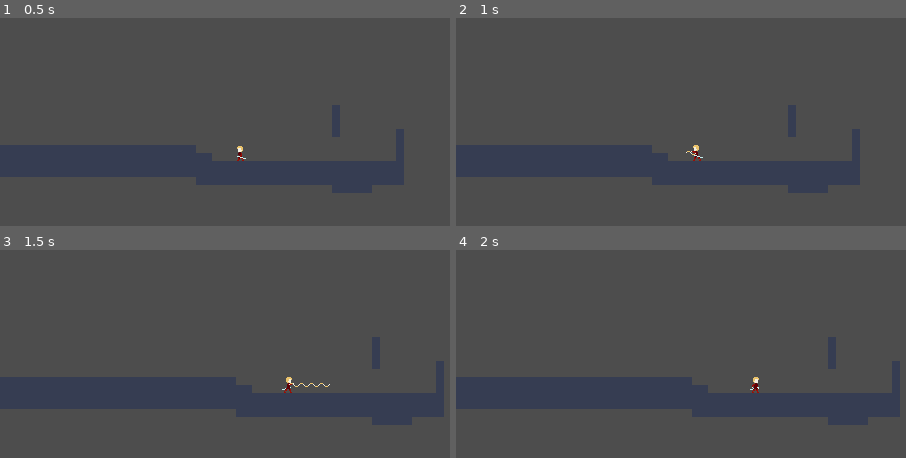
Above: before the commit, frames 1-4 (two rows, left to right).
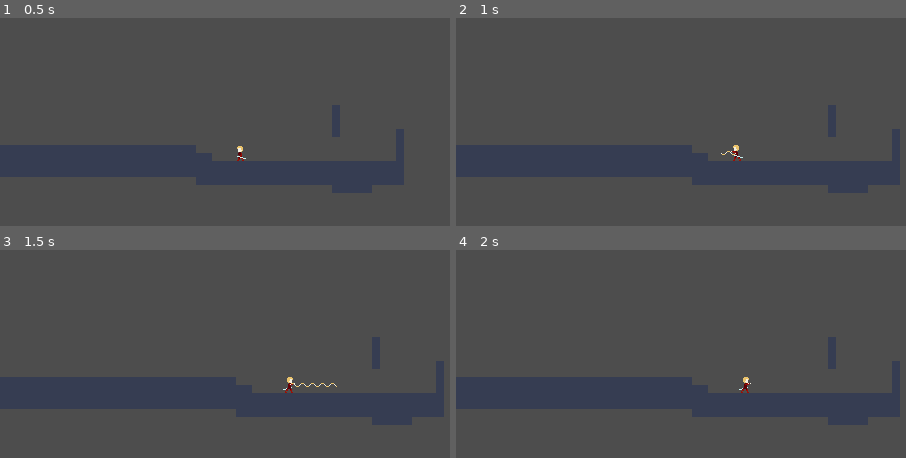
Above: after the commit, the same moments.

Repository: Zac707/into-the-night
Game: Godot game, scene res://Scenes/test_scene.tscn
Same seed, same stepped clock (60 frames per second), same inputs: the game is played once before the commit and once after it. The project has no main scene, so this scene is started directly. The engine's default icon, where the game draws it, is replaced by a stand-in: a white triangle on a blue panel in a dark square.
Inputs (mouse positions are in pixels of both pictures, inside the frame that each line leads up to):
- Up to frame 1 (0.5 s): no input
- Up to frame 2 (1 s): tap Enter at 0.5 s; move the mouse to (802, 138) at 0.52 s; press the mouse at (802, 138) at 0.53 s; hold Right (right) from 0.53 s (still down); tap Space (jump) at 0.77 s
- Up to frame 3 (1.5 s): move the mouse to (144, 397) at 1.27 s; release Right (right) at 1.28 s; release the mouse at (144, 397) at 1.28 s; hold Down (down) from 1.28 s (still down); click (144, 397) at 1.35 s
- Up to frame 4 (2 s): keep holding Down (down); tap Space (jump) at 1.52 s

Frame 1 is identical in both runs. In frame 2, 0.2% of the frame differs, in the area x 51-64%, y 61-69%; in frame 3, 0.1%; in frame 4, 0.2%.

Commit message:
reworked hookshot
still needs a better check to acount for movement while the hookshot is beiing extended

Diff:
--- a/Scenes/player_test.tscn
+++ b/Scenes/player_test.tscn
@@ -18,7 +18,7 @@
 [ext_resource type="Script" uid="uid://daqn3macfc6cg" path="res://Scripts/camera.gd" id="15_67lvd"]
 
 [sub_resource type="Curve" id="Curve_0asfq"]
-_data = [Vector2(0, 0), 0.0, 0.2987119, 0, 0, Vector2(0.50000006, 0.21348321), 0.45570937, 0.45570937, 0, 0, Vector2(0.7477065, 0.3370787), 0.711127, 0.711127, 0, 0, Vector2(0.9266055, 0.52808994), 0.7204235, 0.7204235, 0, 0, Vector2(1, 1), 0.0, 0.0, 0, 0]
+_data = [Vector2(0, 0), 0.0, 0.2987119, 0, 0, Vector2(0.4495413, 0.23595512), 0.6531833, 0.6531833, 0, 0, Vector2(0.7385322, 0.42696637), 0.8164792, 0.8164792, 0, 0, Vector2(0.8990826, 0.6966293), 2.8754272, 2.8754272, 0, 0, Vector2(1, 1), 3.0061288, 0.0, 0, 0]
 point_count = 5
 
 [sub_resource type="CanvasItemMaterial" id="CanvasItemMaterial_qki6r"]
--- a/Scenes/test_scene.tscn
+++ b/Scenes/test_scene.tscn
@@ -535,7 +535,7 @@
 [node name="Node2D" type="Node2D" unique_id=1221631049]
 
 [node name="Area2D" parent="." unique_id=1589036698 instance=ExtResource("2_ia1lp")]
-position = Vector2(96, -32)
+position = Vector2(85, -25)
 scale = Vector2(3, 1)
 
 [node name="CharacterBody2D" parent="." unique_id=399473781 instance=ExtResource("2_sasra")]
@@ -557,6 +557,7 @@
 camera_bounds = NodePath("CameraBounds1")
 
 [node name="CollisionShape2D" type="CollisionShape2D" parent="CameraManager/CameraBox1" unique_id=901111431]
+position = Vector2(288, 302)
 shape = SubResource("RectangleShape2D_rdbpf")
 
 [node name="CameraBounds1" type="Node2D" parent="CameraManager/CameraBox1" unique_id=1625460627 node_paths=PackedStringArray("camera_manager")]
--- a/Scripts/Player States/player_fall.gd
+++ b/Scripts/Player States/player_fall.gd
@@ -50,9 +50,9 @@
 	elif player.is_on_floor():
 		PlayerMovement.get_horizontal_input(player)
 		transitioned_state.emit(self, "PlayerRun")
-	elif Input.is_action_pressed("hook_test"):
+	elif Input.is_action_just_pressed("hook_test"):
 		transitioned_state.emit(self, "PlayerHook")
 	elif player.is_on_wall_only() and transition_time >= 0.05 and player.velocity.y > -10:
 		transitioned_state.emit(self, "PlayerWallcling")
-	elif Input.is_action_pressed("attack"):
+	elif Input.is_action_just_pressed("attack"):
 		transitioned_state.emit(self, "PlayerAttack")
--- a/Scripts/Player States/player_hook.gd
+++ b/Scripts/Player States/player_hook.gd
@@ -39,38 +39,27 @@
 		var to_hook: Vector2 = _hook_point - player.global_position
 		var dist: float = to_hook.length()
 		var current_dir: Vector2 = to_hook.normalized()
-
 		# Arrived if: close enough, OR player has passed through the hook point
 		# (dot product negative means direction has flipped — player overshot)
 		var overshot: bool = _approach_dir != Vector2.ZERO and current_dir.dot(_approach_dir) < 0.0
 		if dist <= 5.0 or overshot:
-			_release_hook()
+			_on_hook_unhooked()
 			return
 
 		var target_velocity: Vector2 = current_dir * dist * player.hook_spring_strength
 		player.velocity = player.velocity.lerp(target_velocity, player.hook_damping)
+		player.velocity.x = clamp(player.velocity.x, -player.max_move_speed, player.max_move_speed)
 		if player.velocity.y > 0:
 			player.velocity.y = 0
+
+	# If the player has nott hooked unto anything, he needs to have gravity applied in case he's in the air
+	# and have som friction to slow down his horizontal velocity
 	else:
 		PlayerMovement.apply_gravity(player, _delta)
-
-
-func _release_hook() -> void:
-	 # Only preserve X fling if there's meaningful horizontal speed.
-	# Y is always kept so upward hook momentum carries through.
-	player.fling_velocity = Vector2(
-		player.velocity.x if abs(player.velocity.x) > player.move_speed else 0.0,
-		player.velocity.y
-	)
-	player.fling_timer = 0.0
-	_is_hooked = false
-	_hook_point = Vector2.ZERO
-	_approach_dir = Vector2.ZERO
-	if player.is_on_floor():
-		PlayerMovement.get_horizontal_input(player)
-		transitioned_state.emit(self, "PlayerRun")
-	else:
-		transitioned_state.emit(self, "PlayerFall")
+		if player.is_on_floor():
+			player.velocity.x = move_toward(player.velocity.x, 0.0, player.fling_friction * player.move_speed * _delta)
+		else:
+			player.velocity.x = move_toward(player.velocity.x, 0.0, player.friction * _delta)
 
 
 func _on_hook_hooked(hooked_position: Variant) -> void:
@@ -86,7 +75,6 @@
 			player.animation_player.play(animation_dict_pull[anim])
 
 
-
 func _on_hook_unhooked() -> void:
 	# Only preserve X fling if there's meaningful horizontal speed.
 	# Y is always kept so upward hook momentum carries through.
@@ -99,6 +87,7 @@
 	_hook_point = Vector2.ZERO
 	_approach_dir = Vector2.ZERO
 	if player.is_on_floor():
+		PlayerMovement.get_horizontal_input(player)
 		transitioned_state.emit(self, "PlayerRun")
 	else:
 		transitioned_state.emit(self, "PlayerFall")
--- a/Scripts/Player States/player_idle.gd
+++ b/Scripts/Player States/player_idle.gd
@@ -29,9 +29,9 @@
 	if player.is_on_floor():
 		if Input.is_action_just_pressed("jump"):
 			transitioned_state.emit(self, "PlayerJump")
-		elif Input.is_action_pressed("hook_test"):
+		elif Input.is_action_just_pressed("hook_test"):
 			transitioned_state.emit(self, "PlayerHook")
-		elif Input.is_action_pressed("attack"):
+		elif Input.is_action_just_pressed("attack"):
 			transitioned_state.emit(self, "PlayerAttack")
 		elif Input.is_action_pressed("right") or Input.is_action_pressed("left"):
 			PlayerMovement.get_horizontal_input(player)
--- a/Scripts/Player States/player_jump.gd
+++ b/Scripts/Player States/player_jump.gd
@@ -43,9 +43,9 @@
 		transitioned_state.emit(self, "PlayerRun")
 	elif player.velocity.y >= 0:
 		transitioned_state.emit(self, "PlayerFall")
-	elif Input.is_action_pressed("hook_test"):
+	elif Input.is_action_just_pressed("hook_test"):
 		transitioned_state.emit(self, "PlayerHook")
 	elif player.is_on_wall_only() and player.velocity.y > -10:
 		transitioned_state.emit(self, "PlayerWallcling")
-	elif Input.is_action_pressed("attack"):
+	elif Input.is_action_just_pressed("attack"):
 		transitioned_state.emit(self, "PlayerAttack")
--- a/Scripts/Player States/player_run.gd
+++ b/Scripts/Player States/player_run.gd
@@ -42,9 +42,9 @@
 		coyote_time_activated = true
 		if coyote_time <= 0.0:
 			transitioned_state.emit(self, "PlayerFall")
-	elif Input.is_action_pressed("hook_test"):
+	elif Input.is_action_just_pressed("hook_test"):
 		transitioned_state.emit(self, "PlayerHook")
-	elif Input.is_action_pressed("attack"):
+	elif Input.is_action_just_pressed("attack"):
 		transitioned_state.emit(self, "PlayerAttack")
 	elif player.velocity.x == 0:
 		transitioned_state.emit(self, "PlayerIdle")
--- a/Scripts/hookshot.gd
+++ b/Scripts/hookshot.gd
@@ -2,9 +2,10 @@
 
 @export var raycast: RayCast2D
 @export var pivot: Node2D
+@export var max_distance: float = 50.0
 
 var distance: float = 50.0
-var start_duration = 0.05
+var start_duration = 0.1
 var return_duration = 0.5
 var _hook_activated = false
 
@@ -22,12 +23,14 @@
 func _input(event: InputEvent) -> void:
 	if event.is_action_pressed("hook_test") and not _hook_activated:
 		_hook_activated = true
-		var hook_distance = check_collision()
-		interpolate(hook_distance, start_duration)
+		pivot.rotation_permitted = false
+		interpolate(max_distance, start_duration)
 		await get_tree().create_timer(start_duration).timeout
+		check_collision()
 		reverse_interpolate()
 		await get_tree().create_timer(return_duration).timeout
 		_hook_activated = false
+		pivot.rotation_permitted = true
 		unhooked.emit()
 
 
@@ -45,5 +48,5 @@
 			print("hook-point found")
 			return distance
 		# Colliding, but not a valid hook target — treat as a miss.
-	distance = 50.0
+	distance = max_distance
 	return distance
--- a/Scripts/pivot.gd
+++ b/Scripts/pivot.gd
@@ -1,6 +1,9 @@
 extends Node2D
 
 
+var rotation_permitted: bool = true
+
+
 func _on_player_new_direction(rotation_angle) -> void:
-	if rotation_angle != 90:
+	if rotation_angle != 90 and rotation_permitted == true:
 		self.rotation = deg_to_rad(rotation_angle)
--- a/Scripts/player_test.gd
+++ b/Scripts/player_test.gd
@@ -7,6 +7,7 @@
 @onready var walljump_gravity: float = ((-2.0 * walljump_height) / (walljump_time_to_peak * walljump_time_to_peak)) * -1.0
 
 @export var move_speed: float = 100
+@export var max_move_speed: float = 280
 @export var jump_height: float = 30
 @export var jump_time_to_peak: float = 0.3
 @export var jump_time_to_descent: float = 0.2
@@ -14,7 +15,7 @@
 @export var friction: float = 30.0
 @export var hook_spring_strength: float = 50.0
 @export var hook_damping: float = 0.05
-@export var fling_decay_duration: float = 2.0
+@export var fling_decay_duration: float = 0.5
 @export var fling_decay_curve: Curve
 @export var fling_friction: float = 5.0
 @export var gravity_on_wall: float = 10
